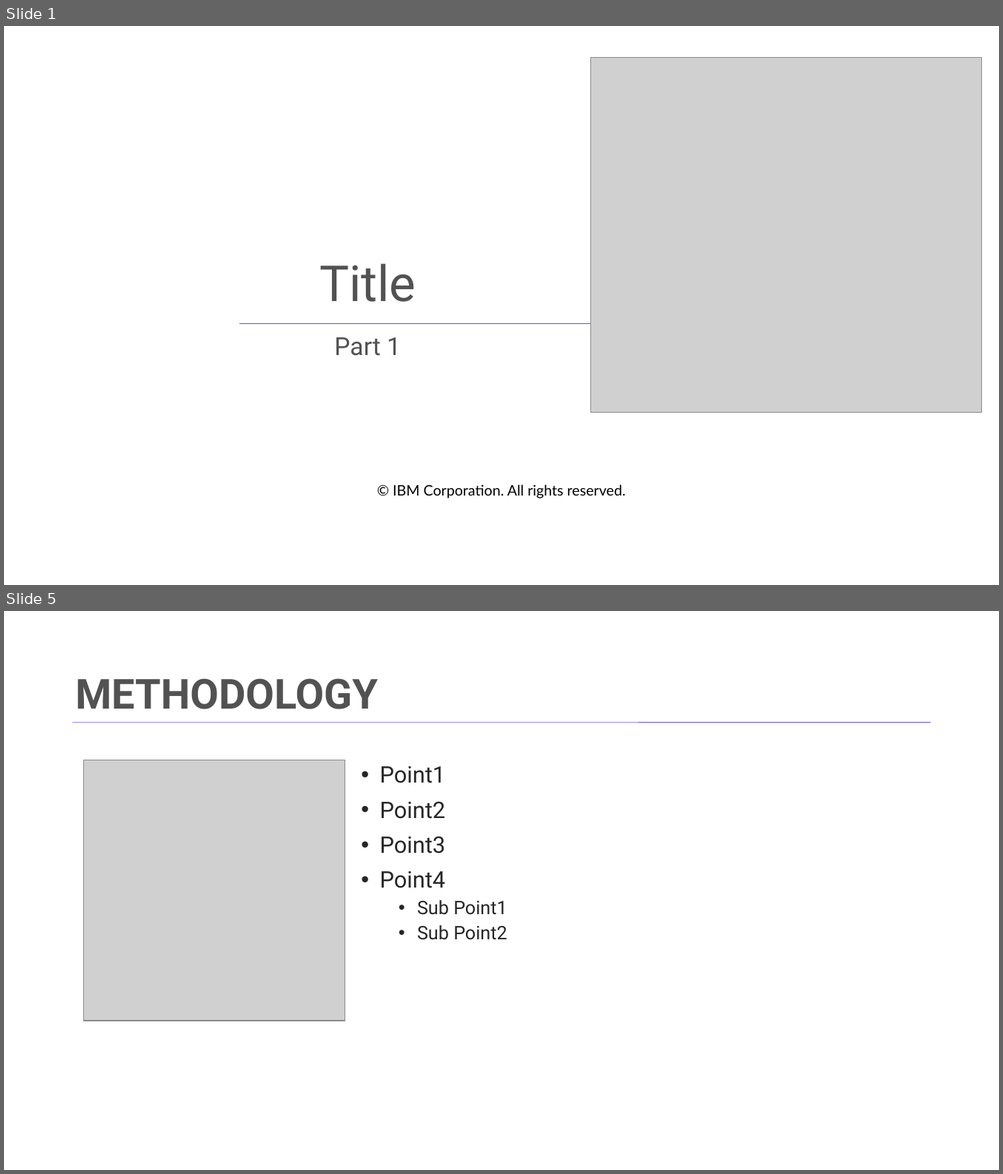
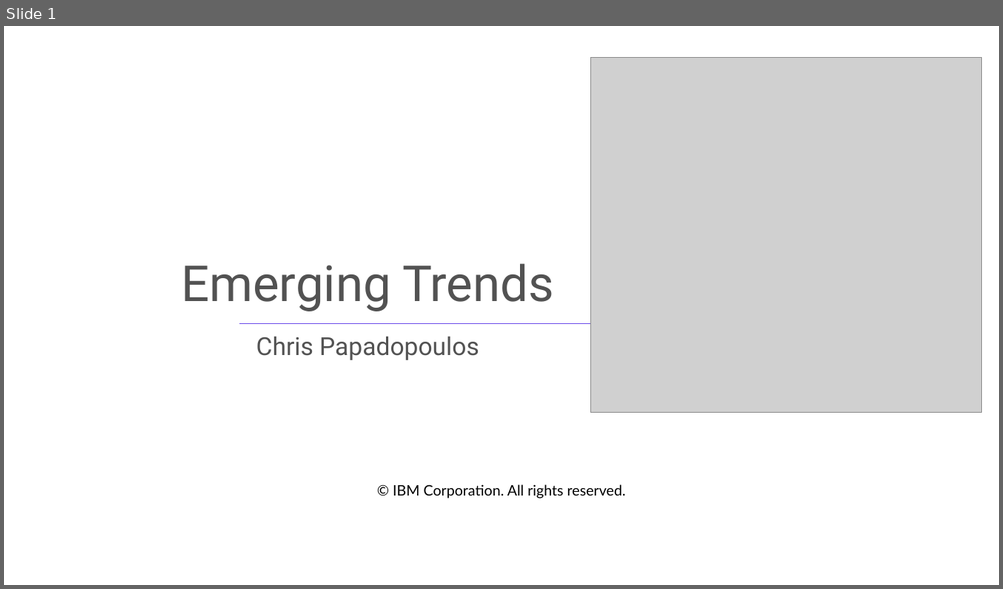
Before and after one commit to popsyacp/IBM-Capstone, a slide deck: M6Capstone-presentation.pptx. Shown one above the other, each under a label of ours: slides 1 and 5 before the commit, slide 1 after it; the slides between them are not shown. The pictures are 1003x1174 and 1003x589 pixels, drawn with LibreOffice and Linux fonts; fonts in the diff are those of the drawing; grey boxes stand for pictures; background and template pictures are left out. Boxes give left, top, right and bottom in pixels: in the first picture for what was removed or moved away, otherwise in the second. Text is boxed around its words. In the diff, an @@ line names an element or a change of style, - is before the commit and + after.

```diff
--- a/M6Capstone-presentation.pptx
+++ b/M6Capstone-presentation.pptx
@@ slide 5 removed at (x1=4, y1=611, x2=999, y2=1170), background #FFFFFF @@
@@ title removed at (x1=75, y1=678, x2=378, y2=709) @@
-METHODOLOGY
@@ line removed from (73, 722) to (930, 722) @@
@@ picture removed at (x1=84, y1=760, x2=344, y2=1021) @@
@@ text removed at (x1=380, y1=766, x2=506, y2=940) @@
-• Point1
-• Point2
-• Point3
-• Point4
-  • Sub Point1
-  • Sub Point2
@@ slide 1 changed as well @@
@@ title at (x1=181, y1=264, x2=554, y2=312): text changed @@
-Title
+Emerging Trends
@@ subtitle at (x1=256, y1=337, x2=479, y2=360): text changed @@
-Part 1
+Chris Papadopoulos
```
Also in this commit, not shown: 7 other slides changed, 11 slides added, 10 other slides removed.
